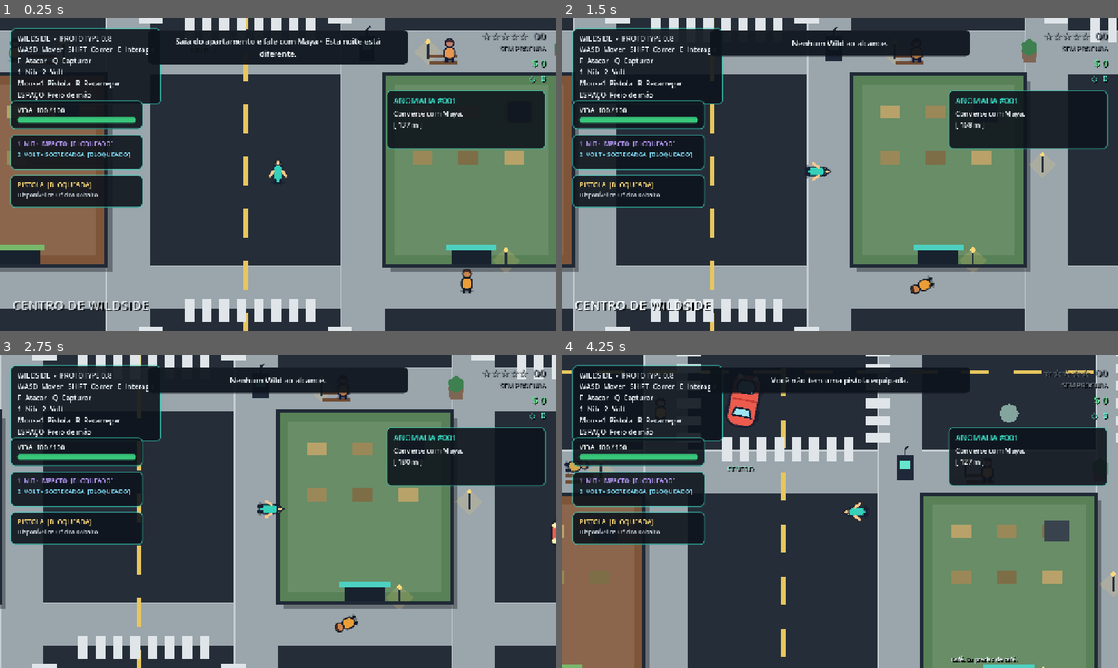
Above: before the commit, frames 1-4 (two rows, left to right).
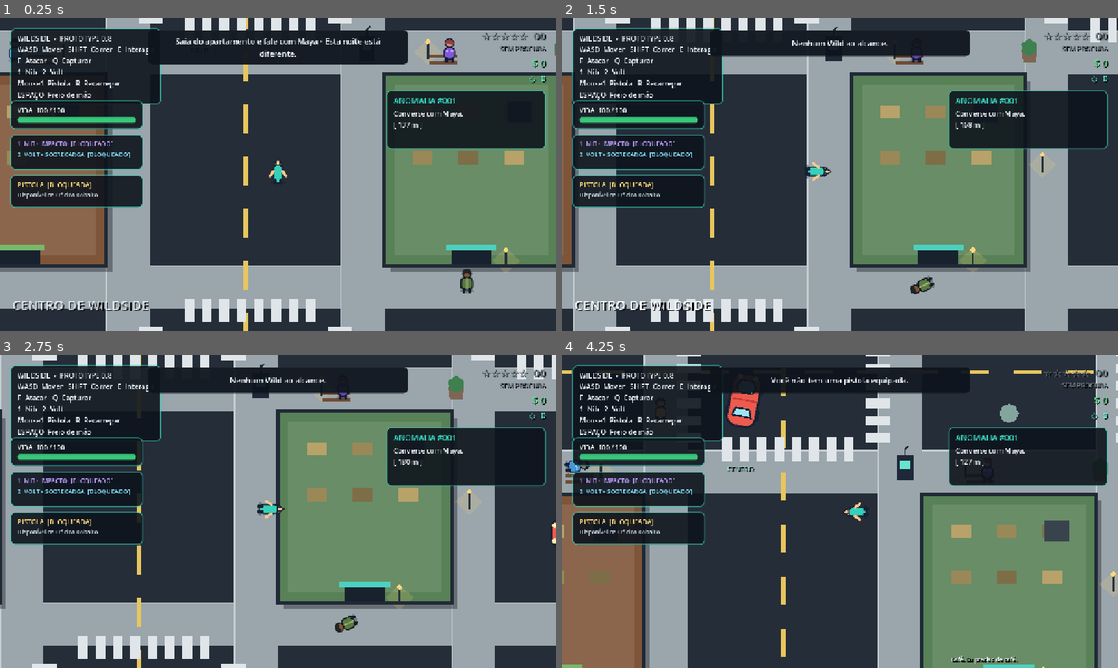
Above: after the commit, the same moments.

Repository: MiguelAlmeidaJ/Wildside
Game: Godot game, scene res://main.tscn
Two runs of this game, one before a commit and one after it. Both use one fixed random seed, a clock stepped at 60 frames per second and the inputs below.
Inputs (mouse positions are in pixels of both pictures, inside the frame that each line leads up to):
- Up to frame 1 (0.25 s): no input
- Up to frame 2 (1.5 s): tap Enter at 0.5 s; move the mouse to (962, 158) at 0.52 s; hold D (move_right) 0.53-1.28 s; hold F (attack) 0.53-1.28 s; click (962, 158) at 0.67 s; move the mouse to (728, 190) at 1.27 s; hold Space (brake) from 1.28 s (still down); tap Q (capture) at 1.35 s
- Up to frame 3 (2.75 s): move the mouse to (333, 442) at 2.02 s; release Space (brake) at 2.03 s; hold D (move_right) from 2.03 s (still down); hold E (interact) from 2.03 s (still down)
- Up to frame 4 (4.25 s): move the mouse to (812, 574) at 2.77 s; release D (move_right) at 2.78 s; release E (interact) at 2.78 s; hold W (move_up) 2.78-3.53 s; tap Shift (run) at 2.85 s; click (812, 574) at 2.92 s; move the mouse to (1006, 558) at 3.52 s; press the mouse at (1006, 558) at 3.53 s; hold A (move_left) from 3.53 s (still down)

The runs differ from the first frame. In frame 1, 0.2% of the frame differs, in the area x 1-86%, y 7-87%; in frame 2, 0.1%; in frame 3, 0.1%; in frame 4, less than 0.1%.

Commit message:
Assign visual variants across Wildside citizens

Diff:
--- a/main.tscn
+++ b/main.tscn
@@ -78,6 +78,7 @@
 [node name="Jade" parent="World/Entities/NPCs" instance=ExtResource("6_npc")]
 position = Vector2(470, 230)
 citizen_name = "Jade"
+appearance_variant = 2
 dialogue = "Eu cubro a cidade inteira e nunca vi a rede elétrica se comportar assim."
 mission_contact = "jade"
 can_wander = false
@@ -87,6 +88,7 @@
 [node name="Otto" parent="World/Entities/NPCs" instance=ExtResource("6_npc")]
 position = Vector2(1240, 685)
 citizen_name = "Otto"
+appearance_variant = 3
 dialogue = "Cobalto conserta quase tudo. O que não conserta, a gente desmonta."
 can_wander = false
 appearance_tint = Color(0.82, 0.94, 1, 1)
@@ -95,6 +97,7 @@
 [node name="Vera" parent="World/Entities/NPCs" instance=ExtResource("6_npc")]
 position = Vector2(-1240, 585)
 citizen_name = "Vera"
+appearance_variant = 2
 dialogue = "Moro aqui desde antes de chamarem isso de Wildside. A cidade sempre avisa quando algo ruim vem."
 appearance_tint = Color(1, 0.88, 0.82, 1)
 ambient_lines = PackedStringArray("Antes era mais quieto.", "Esses carros passam rápido demais.")
@@ -102,6 +105,7 @@
 [node name="Rico" parent="World/Entities/NPCs" instance=ExtResource("6_npc")]
 position = Vector2(-560, 1235)
 citizen_name = "Rico"
+appearance_variant = 1
 dialogue = "Na Zona Sul, se as luzes apagam, você guarda o celular e continua andando."
 appearance_tint = Color(0.88, 1, 0.82, 1)
 ambient_lines = PackedStringArray("Hoje a rua está esquisita.", "Ouvi um estouro perto da subestação.")
@@ -109,6 +113,7 @@
 [node name="Lia" parent="World/Entities/NPCs" instance=ExtResource("6_npc")]
 position = Vector2(260, 1235)
 citizen_name = "Lia"
+appearance_variant = 2
 dialogue = "Eu estudo as oscilações. Elas parecem responder à presença dos Wilds."
 can_wander = false
 appearance_tint = Color(0.85, 0.9, 1, 1)
@@ -117,6 +122,7 @@
 [node name="Celso" parent="World/Entities/NPCs" instance=ExtResource("6_npc")]
 position = Vector2(610, -230)
 citizen_name = "Celso"
+appearance_variant = 3
 dialogue = "O centro fecha tarde, mas depois dessas anomalias ninguém quer ficar até o último ônibus."
 appearance_tint = Color(1, 0.94, 0.78, 1)
 ambient_lines = PackedStringArray("Última entrega da noite.", "Queria estar em casa.")
@@ -124,6 +130,7 @@
 [node name="CitizenA" parent="World/Entities/NPCs" instance=ExtResource("6_npc")]
 position = Vector2(-530, 230)
 citizen_name = "Morador"
+appearance_variant = 1
 dialogue = "Tem alguma coisa diferente no ar hoje."
 appearance_tint = Color(0.82, 0.9, 1, 1)
 ambient_lines = PackedStringArray("Você ouviu aquilo?", "O Centro está lotado hoje.", "Preciso pegar o ônibus.")
@@ -131,6 +138,7 @@
 [node name="CitizenB" parent="World/Entities/NPCs" instance=ExtResource("6_npc")]
 position = Vector2(-1460, 760)
 citizen_name = "Moradora"
+appearance_variant = 2
 dialogue = "Só estou voltando para casa."
 appearance_tint = Color(1, 0.84, 0.88, 1)
 ambient_lines = PackedStringArray("O cachorro não para de latir.", "A rua ficou sem luz ontem.")
@@ -138,6 +146,7 @@
 [node name="CitizenC" parent="World/Entities/NPCs" instance=ExtResource("6_npc")]
 position = Vector2(510, 760)
 citizen_name = "Trabalhador"
+appearance_variant = 3
 dialogue = "Turno da noite. Sempre sobra para alguém."
 appearance_tint = Color(0.92, 0.86, 0.72, 1)
 ambient_lines = PackedStringArray("Ainda faltam duas horas.", "Café. Eu preciso de café.")
@@ -145,6 +154,7 @@
 [node name="CitizenD" parent="World/Entities/NPCs" instance=ExtResource("6_npc")]
 position = Vector2(1460, 760)
 citizen_name = "Operário"
+appearance_variant = 1
 dialogue = "Esses galpões estão dando problema desde o apagão."
 appearance_tint = Color(0.82, 0.88, 0.78, 1)
 ambient_lines = PackedStringArray("Máquina velha demais.", "Ouvi passos no galpão vazio.")
@@ -152,6 +162,7 @@
 [node name="CitizenE" parent="World/Entities/NPCs" instance=ExtResource("6_npc")]
 position = Vector2(-1510, 1215)
 citizen_name = "Morador"
+appearance_variant = 2
 dialogue = "A Zona Sul nunca dorme."
 appearance_tint = Color(0.9, 0.8, 1, 1)
 ambient_lines = PackedStringArray("Essa música vem de onde?", "Vai chover ou é a rede elétrica?")
@@ -159,6 +170,7 @@
 [node name="CitizenF" parent="World/Entities/NPCs" instance=ExtResource("6_npc")]
 position = Vector2(1460, 1215)
 citizen_name = "Entregador"
+appearance_variant = 3
 dialogue = "Tenho três pedidos e nenhuma vontade de passar perto da subestação."
 appearance_tint = Color(0.82, 1, 0.94, 1)
 ambient_lines = PackedStringArray("Endereço 42-B...", "Tomara que essa rua esteja aberta.")
